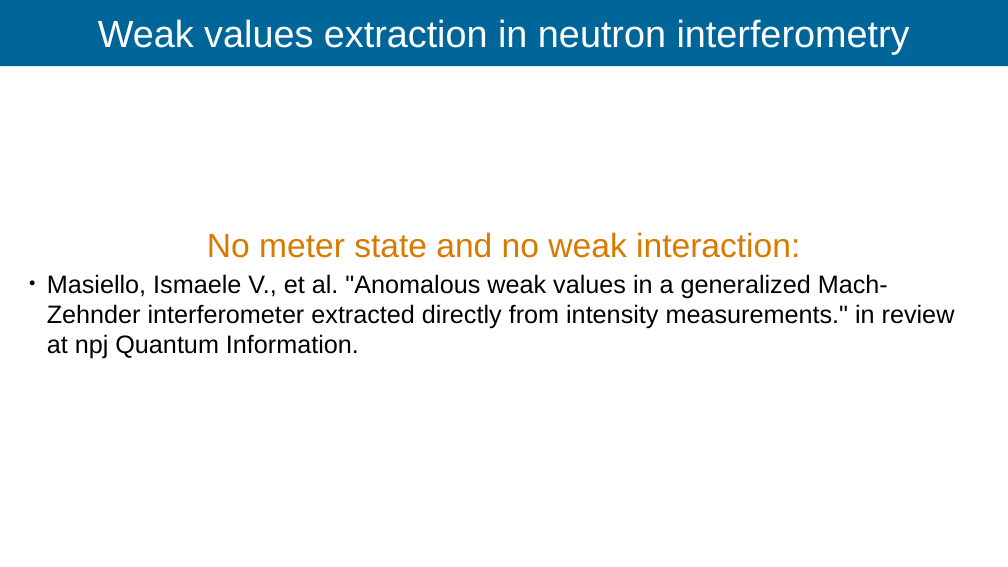
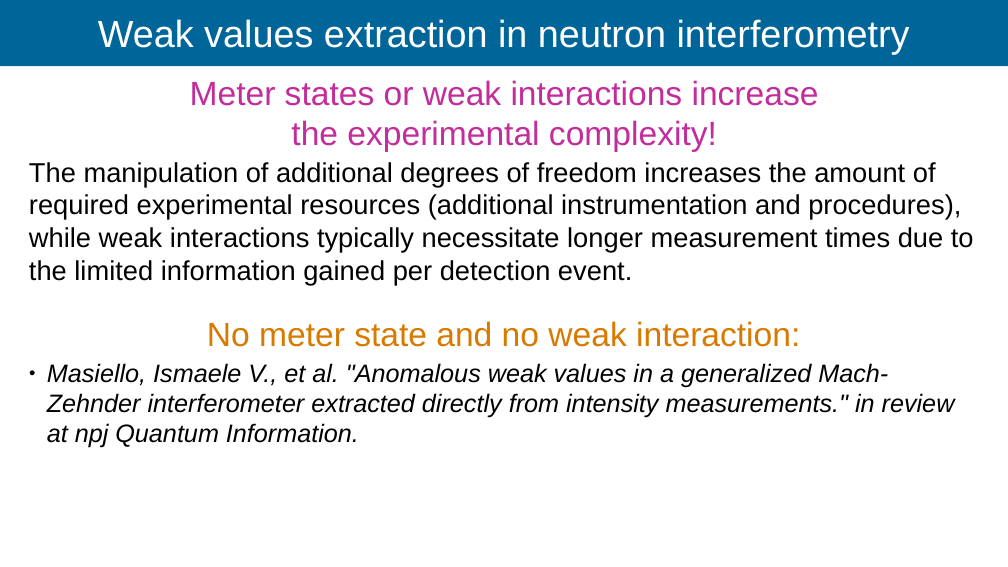
Before and after one commit to Ismaele-vincent/PhD, a slide deck: slide 89 of 2026/Talks/ILL Seminar/ILL seminar 2026 ver3.odp (slide 85 before the commit). Drawn at 1008x567 pixels with LibreOffice and Linux fonts; fonts in the diff are those of the drawing; background and template pictures are left out. Boxes give left, top, right and bottom in pixels: in the first picture for what was removed or moved away, otherwise in the second. Text is boxed around its words. In the diff, an @@ line names an element or a change of style, - is before the commit and + after.

```diff
--- a/2026/Talks/ILL Seminar/ILL seminar 2026 ver3.odp
+++ b/2026/Talks/ILL Seminar/ILL seminar 2026 ver3.odp
@@ text added at (190, 80, 819, 152), 32 pt, text #C32D9B @@
+Meter states or weak interactions increase
+the experimental complexity!
@@ text added at (29, 162, 974, 285), 26 pt, text #000000 @@
+The manipulation of additional degrees of freedom increases the amount of required experimental resources (additional instrumentation and procedures), while weak interactions typically necessitate longer measurement times due to the limited information gained per detection event.
@@ text "No meter state and no ...": place and size @@
-text "No meter state and no ..." at (207, 232, 800, 258)
+text "No meter state and no ..." at (207, 321, 800, 347)
@@ text "Masiello, Ismaele V., et al. ...": place and size @@
-text "Masiello, Ismaele V., et al. ..." at (47, 274, 955, 359)
+text "Masiello, Ismaele V., et al. ..." at (47, 363, 955, 448)
@@ text "Masiello, Ismaele V., et al. ..." at (47, 363, 955, 448): italic on @@
```
Also in this commit, not shown: 18 other slides changed, 15 slides added, 6 other files.
